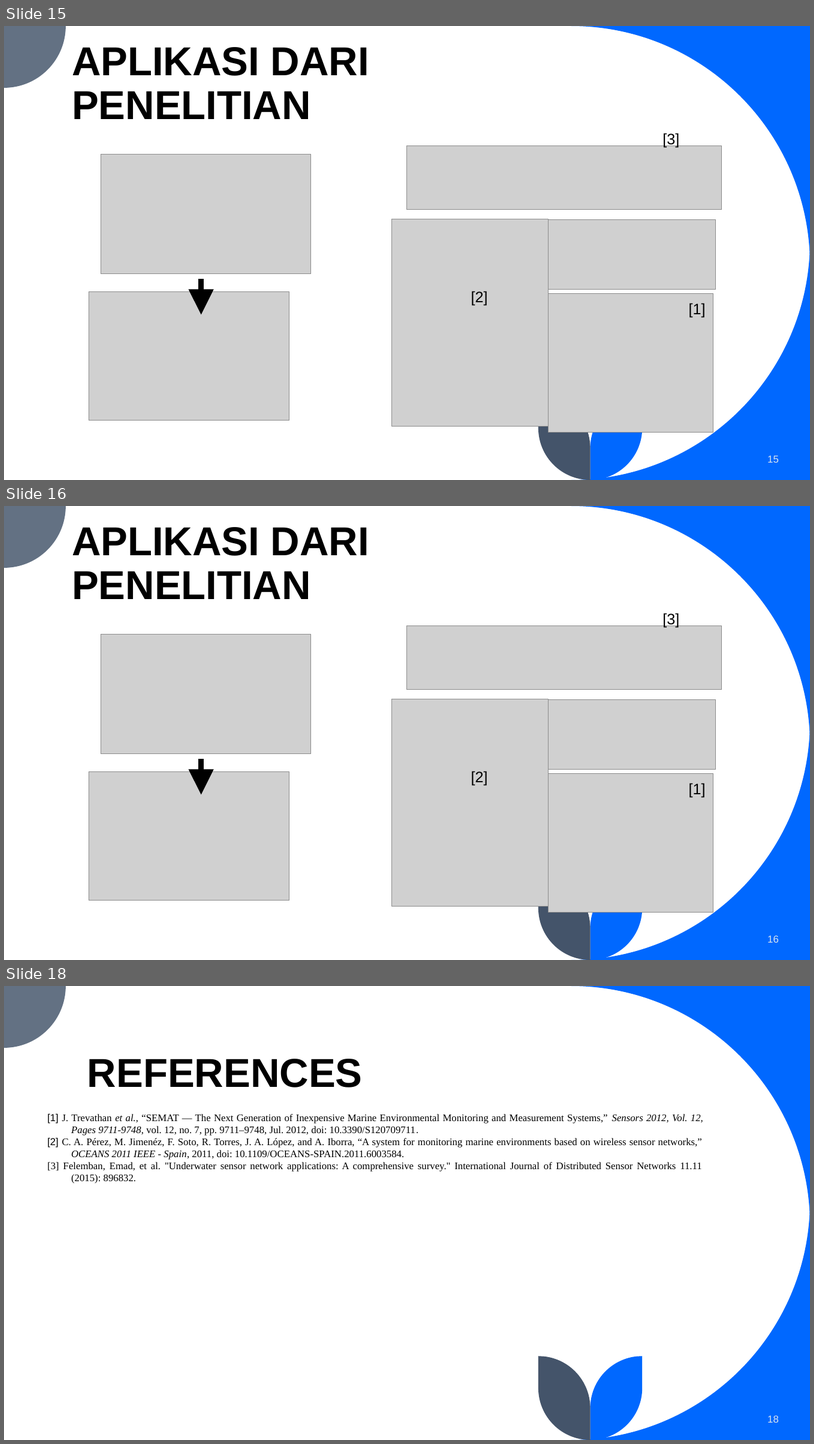
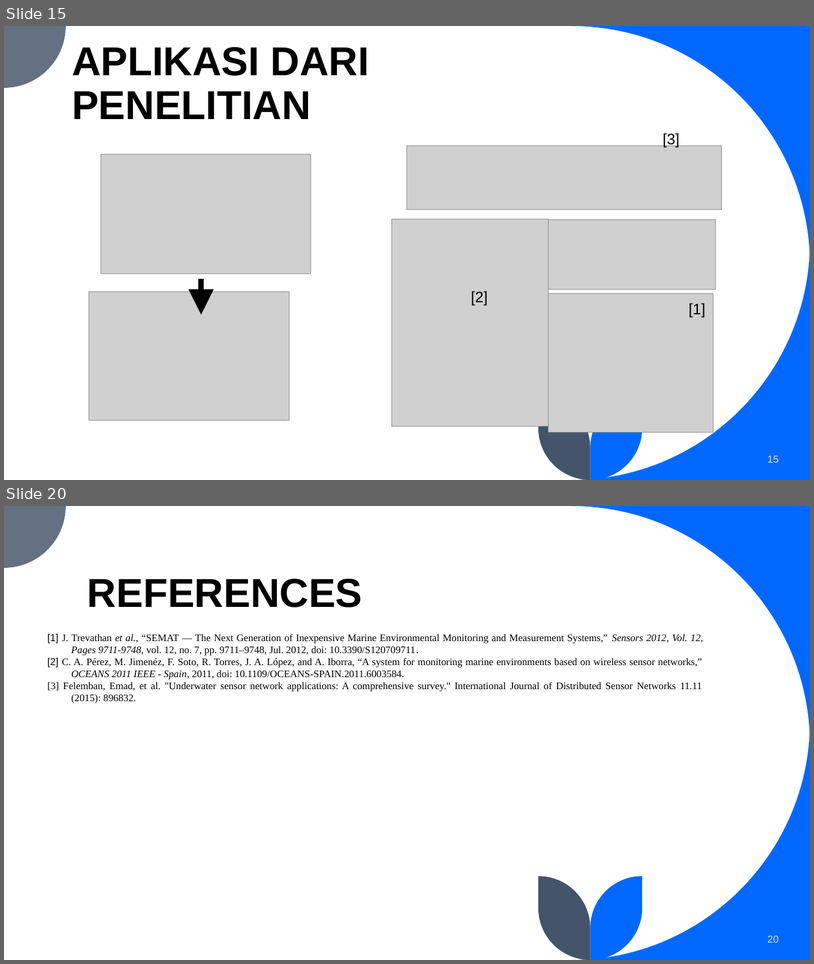
Before and after one commit to BiggusMaximus/Multi-Hop-Q-Learning-LEACH, a slide deck: bimbingan/Bimbingan 2.pptx. Shown one above the other, each under a label of ours: slides 15, 16 and 18 before the commit, slides 15 and 20 after it; the slides between them are not shown. The pictures are 814x1444 and 814x964 pixels, drawn with LibreOffice and Linux fonts; fonts in the diff are those of the drawing; grey boxes stand for pictures. Boxes give left, top, right and bottom in pixels: in the first picture for what was removed or moved away, otherwise in the second. Text is boxed around its words. In the diff, an @@ line names an element or a change of style, - is before the commit and + after.

```diff
--- a/bimbingan/Bimbingan 2.pptx
+++ b/bimbingan/Bimbingan 2.pptx
@@ slide 16 removed at bbox=[4, 506, 810, 960], background #FFFFFF; not listed: 5 template elements that a slide beside it also shows @@
@@ text removed at bbox=[72, 527, 369, 599] @@
-APLIKASI DARI PENELITIAN
@@ text removed at bbox=[663, 613, 680, 627] @@
-[3]
@@ picture removed at bbox=[408, 626, 723, 690] @@
@@ picture removed at bbox=[101, 634, 311, 754] @@
@@ picture removed at bbox=[392, 699, 548, 906] @@
@@ picture removed at bbox=[548, 700, 716, 769] @@
@@ picture removed at bbox=[89, 772, 290, 900] @@
@@ arrow removed from (201, 758) to (201, 795) @@
@@ text removed at bbox=[471, 771, 488, 786] @@
-[2]
@@ picture removed at bbox=[548, 774, 714, 912] @@
@@ text removed at bbox=[689, 783, 706, 798] @@
-[1]
@@ page number removed at bbox=[768, 935, 779, 942] @@
-16
@@ what was slide 18 is now slide 20 @@
@@ page number at bbox=[768, 935, 779, 942]: text changed @@
-18
+20
```
Also in this commit, not shown: 2 slides changed, 3 slides added, 3 other files.
